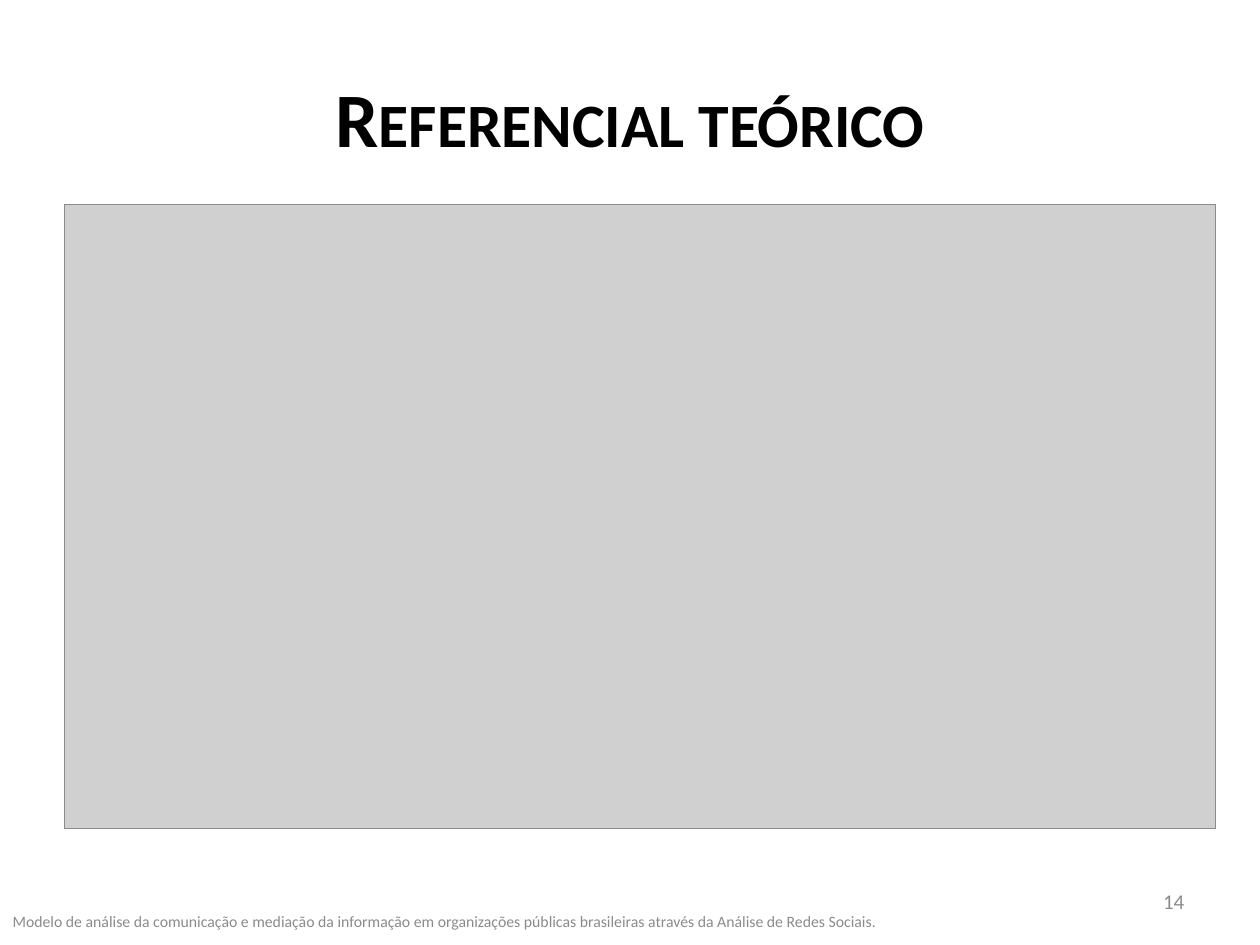
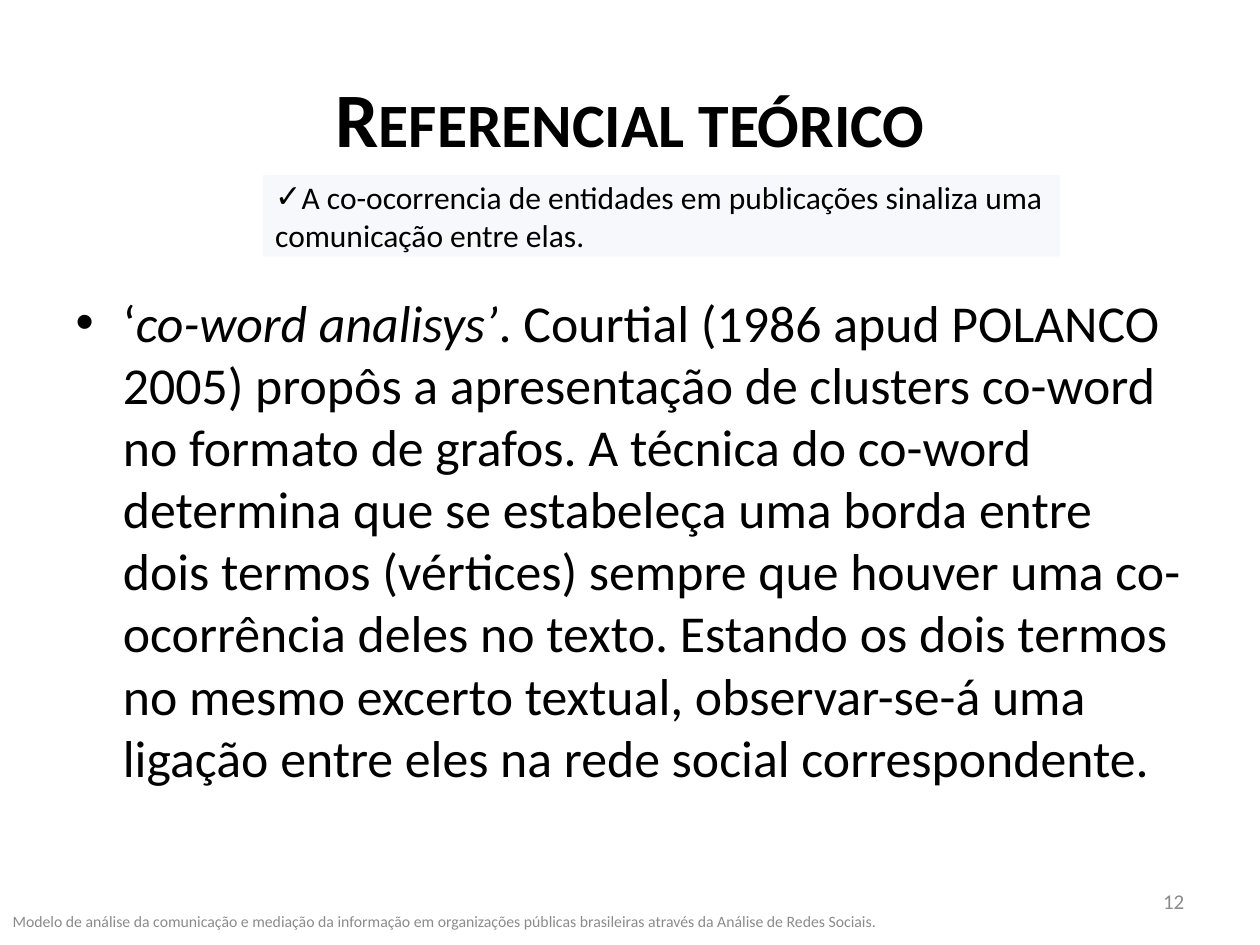
Before and after one commit to frubbs/analisador-dou, a slide deck: slide 12 of Dissertacao/Apresentação1.pptx (slide 14 before the commit). Drawn at 1260x945 pixels with LibreOffice and Linux fonts; fonts in the diff are those of the drawing; grey boxes stand for pictures. Boxes give left, top, right and bottom in pixels: in the first picture for what was removed or moved away, otherwise in the second. Text is boxed around its words. In the diff, an @@ line names an element or a change of style, - is before the commit and + after.

```diff
--- a/Dissertacao/Apresentação1.pptx
+++ b/Dissertacao/Apresentação1.pptx
@@ rectangle added at [263, 175, 1061, 257], fill #4F81BD at 5% opacity, 18 pt, text #000000 @@
+✓ A co-ocorrencia de entidades em publicações sinaliza uma comunicação entre elas.
@@ picture removed at [64, 204, 1215, 828] @@
@@ text added at [123, 304, 1180, 786], 29.6 pt, text #000000 @@
+• ‘co-word analisys’. Courtial (1986 apud POLANCO 2005) propôs a apresentação de clusters co-word no formato de grafos. A técnica do co-word determina que se estabeleça uma borda entre dois termos (vértices) sempre que houver uma co-ocorrência deles no texto. Estando os dois termos no mesmo excerto textual, observar-se-á uma ligação entre eles na rede social correspondente.
@@ page number at [1163, 895, 1184, 909]: text changed @@
-14
+12
```
Also in this commit, not shown: 5 other slides changed, 1 slide added, 4 slides removed.
